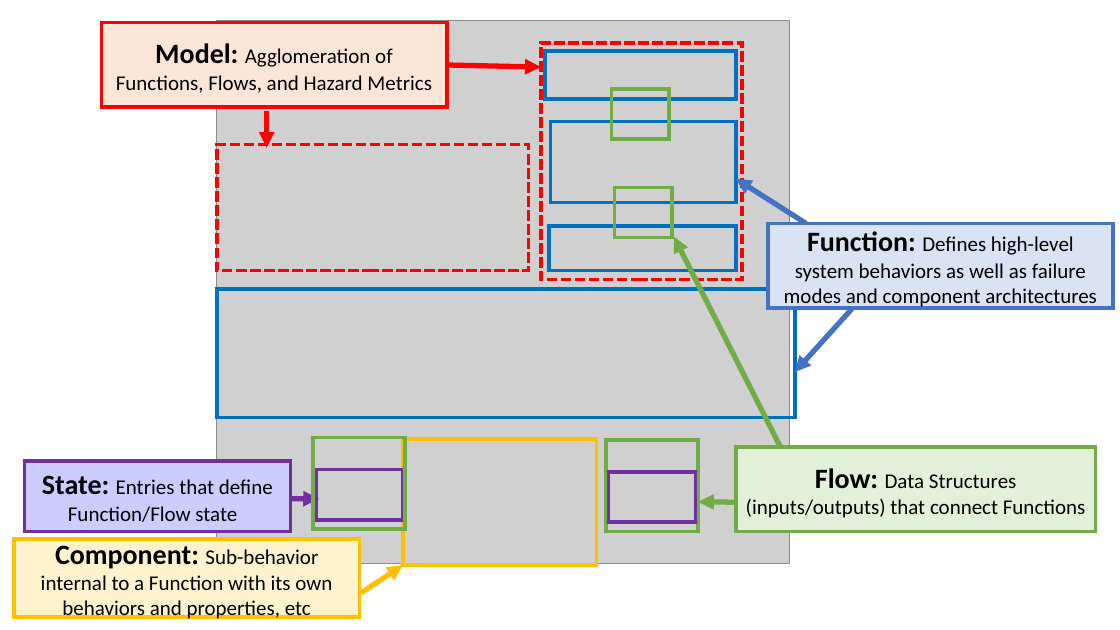
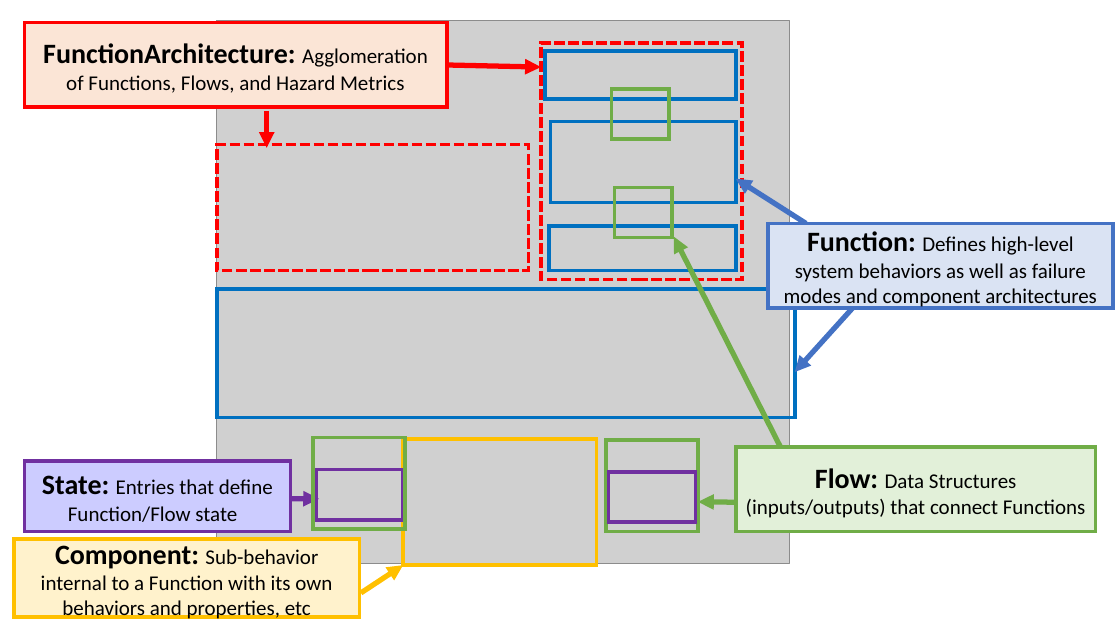
Before and after one commit to nasa/fmdtools, a slide deck: slide 5 of docs/figures/powerpoint_figures.pptx. Drawn at 1120x630 pixels with LibreOffice and Linux fonts; fonts in the diff are those of the drawing; grey boxes stand for pictures. Boxes give left, top, right and bottom in pixels: in the first picture for what was removed or moved away, otherwise in the second. Text is boxed around its words. In the diff, an @@ line names an element or a change of style, - is before the commit and + after.

```diff
--- a/docs/figures/powerpoint_figures.pptx
+++ b/docs/figures/powerpoint_figures.pptx
@@ rectangle "FunctionArchitecture: Agglomeration of Functions, Flows, ...": place and size @@
-rectangle "FunctionArchitecture: Agglomeration of Functions, Flows, ..." at [102,23,447,108]
+rectangle "FunctionArchitecture: Agglomeration of Functions, Flows, ..." at [24,23,447,108]
@@ text in rectangle at [43,43,428,93]: text changed @@
-Model: Agglomeration of Functions, Flows, and Hazard Metrics
+FunctionArchitecture: Agglomeration of Functions, Flows, and Hazard Metrics
```
Also in this commit, not shown: 7 other slides changed, 7 other files.
